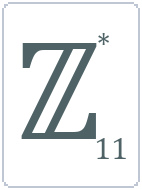
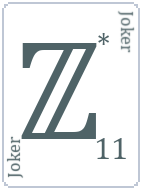
Comparing the layer stacks of the two 142 x 190 images. Changes:
added layer "joker2" in group "Text" over [117, 10, 135, 54]
added layer "joker" in group "Text" over [6, 136, 24, 179]
